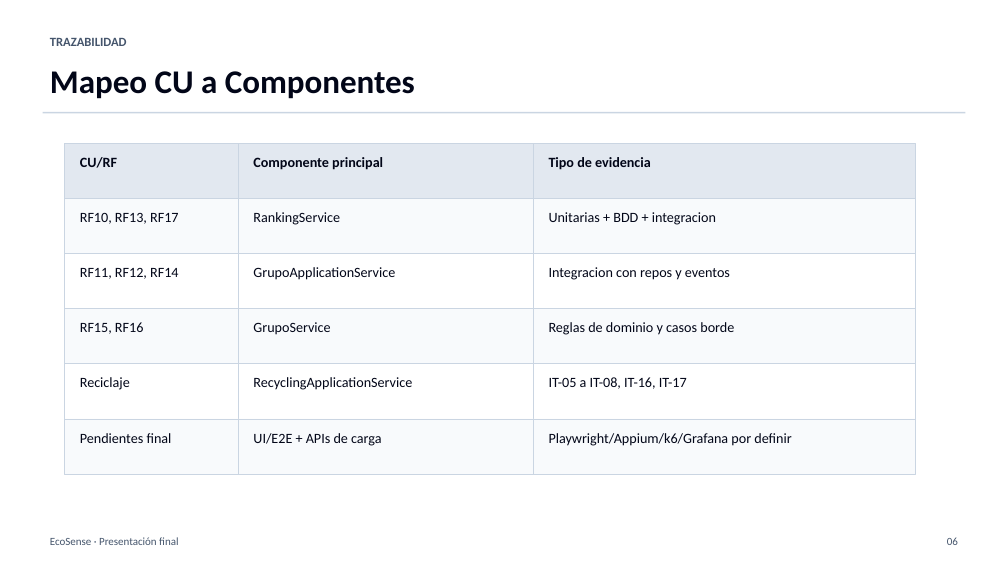
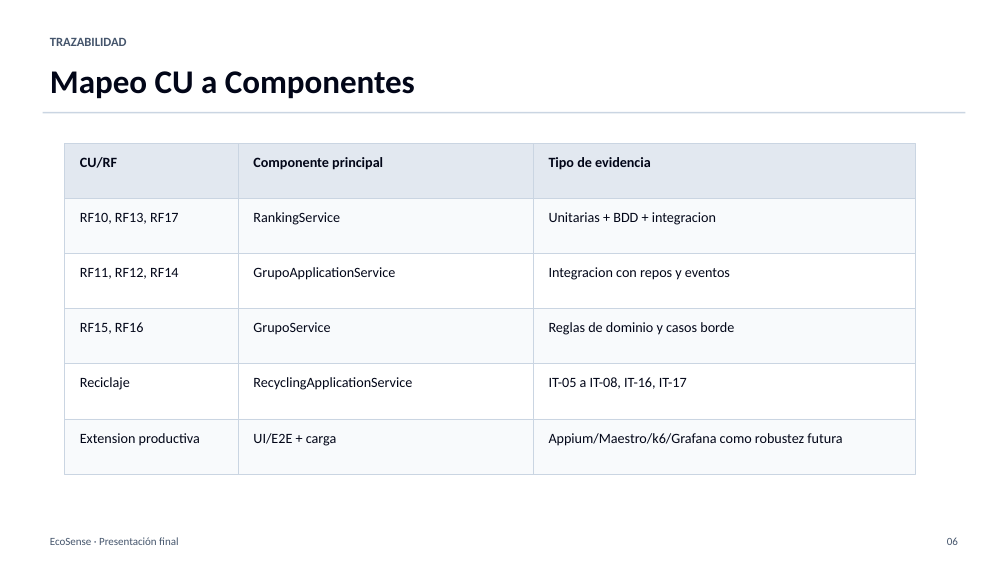
Before and after one commit to Billyflin/UfroSustentableApp, a slide deck: slide 6 of docs/presentacion-final-ecosense.pptx. Drawn at 1008x567 pixels with LibreOffice and Linux fonts; fonts in the diff are those of the drawing. Boxes give left, top, right and bottom in pixels: in the first picture for what was removed or moved away, otherwise in the second. Text is boxed around its words. In the diff, an @@ line names an element or a change of style, - is before the commit and + after.

```diff
--- a/docs/presentacion-final-ecosense.pptx
+++ b/docs/presentacion-final-ecosense.pptx
@@ text at (x1=80, y1=433, x2=200, y2=446): text changed @@
-Pendientes final
+Extension productiva
@@ text at (x1=253, y1=433, x2=337, y2=446): text changed @@
-UI/E2E + APIs de carga
+UI/E2E + carga
@@ text at (x1=549, y1=433, x2=842, y2=446): text changed @@
-Playwright/Appium/k6/Grafana por definir
+Appium/Maestro/k6/Grafana como robustez futura
```
Also in this commit, not shown: 9 other slides changed, 1 other file.
